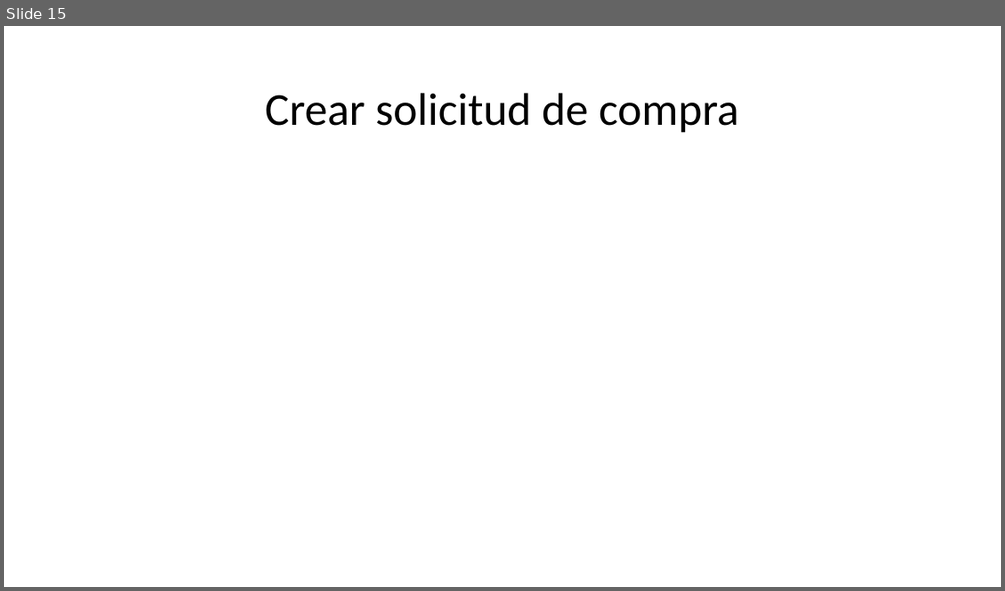
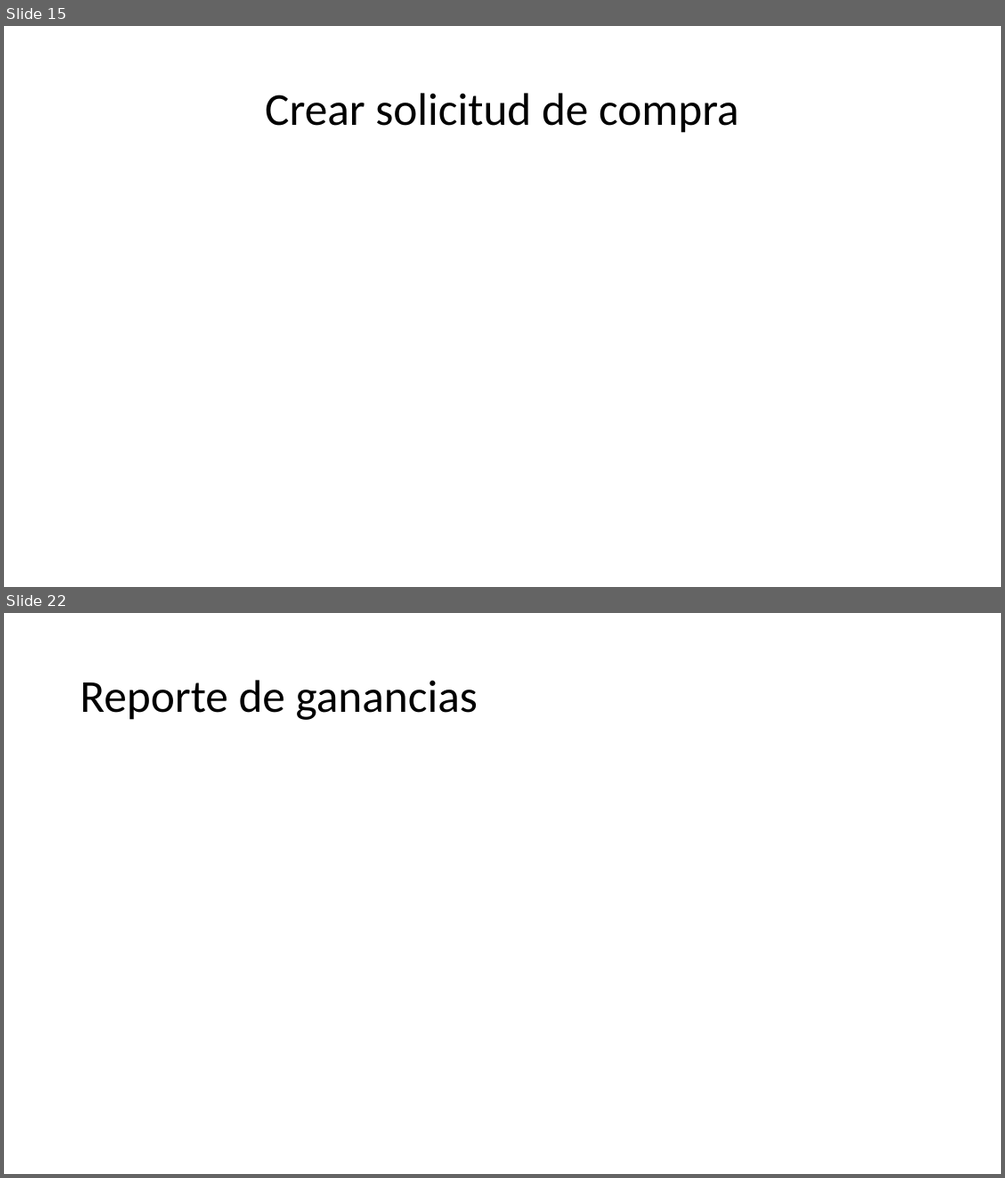
Before and after one commit to aodvmake/practica, a slide deck: wireframe.pptx. Shown one above the other, each under a label of ours: slide 15 before the commit, slides 15 and 22 after it; the slides between them are not shown. The pictures are 1005x591 and 1005x1178 pixels, drawn with LibreOffice and Linux fonts; fonts in the diff are those of the drawing. Boxes give left, top, right and bottom in pixels: in the first picture for what was removed or moved away, otherwise in the second. Text is boxed around its words. In the diff, an @@ line names an element or a change of style, - is before the commit and + after.

```diff
--- a/wireframe.pptx
+++ b/wireframe.pptx
@@ slide 22 added at [4,613,1001,1174], background #FFFFFF @@
@@ title added at [80,680,477,720], 44 pt, text #000000 @@
+Reporte de ganancias
```
Also in this commit, not shown: 2 slides changed, 15 other slides added.
